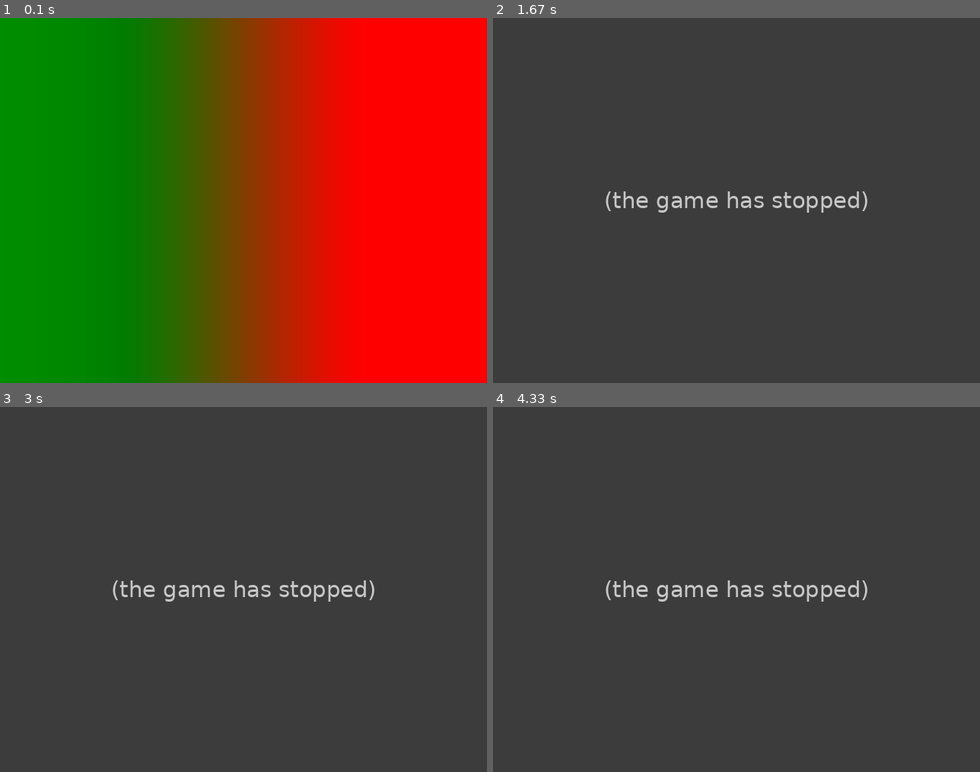
Above: before the commit, frames 1-4 (two rows, left to right).
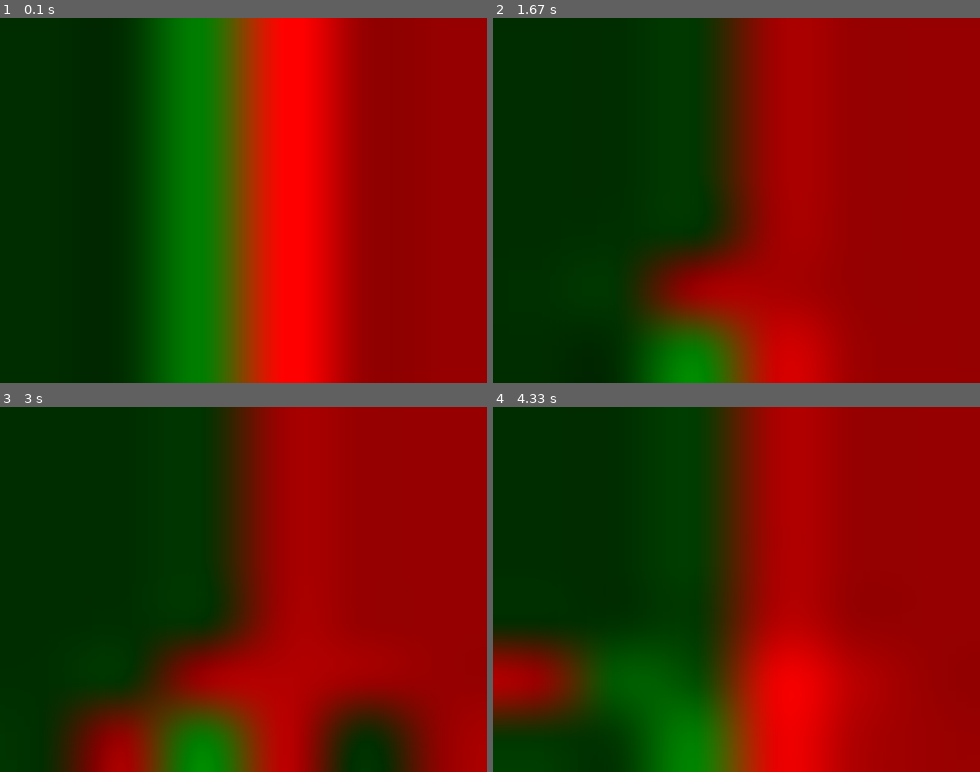
Above: after the commit, the same moments.

Repository: atlefk14/AandA
Game: pygame game, started from Pygame.py
Same seed, same stepped clock (60 frames per second), same inputs: the game is played once before the commit and once after it.
Inputs:
- Up to frame 1 (0.1 s): no input
- Up to frame 2 (1.67 s): tap Enter at 0.33, 0.67, 1.07, 1.37, 1.57 s
- Up to frame 3 (3 s): tap Enter at 1.9, 2.2, 2.4, 2.7, 2.97 s
- Up to frame 4 (4.33 s): tap Enter at 3.3, 3.6, 3.73, 4.13 s

The runs differ from the first frame. In frame 1, 93% of the frame differs, in the area x 0-100%, y 0-100%; in frame 2, 100%; in frame 3, 100%; in frame 4, 100%.
Error before the commit: ValueError: list.remove(x): x not in list (Game.py line 178); the game stopped at 1.12 s (later frames are placeholders)

Commit message:
Working edition

Diff:
--- a/Game.py
+++ b/Game.py
@@ -75,6 +75,7 @@
                     for const in h.constructions:
                         if isinstance(const, Buildings.Industry):
                             deployablePlaces.append(h)
+
         return deployablePlaces
 
     def validBoard(self):
@@ -142,10 +143,9 @@
         self.battles = []
 
     def conquerTile(self, tile, newOwner):
-        try:
-            tile.owner = newOwner
-        except:
-            return None
+
+        tile.owner = newOwner
+
 
     def moveUnit(self, fromTile, toTile, n, type, unit):
         c = 0
@@ -162,7 +162,7 @@
                 if deltaX + deltaY <= unit.range:
                     if toTile.owner != self.currentPlayer:
                         if toTile.units.__len__() == 0:
-                            self.conquerTile(toTile, fromTile.owner)
+                            self.conquerTile(toTile, self.currentPlayer)
                         elif not self.battles.__contains__(toTile.cords):
                             self.battles.append(toTile.cords)
                     unit.setStep(deltaY + deltaX)
@@ -292,17 +292,17 @@
         return total
 
     def deleteUnit(self, units):
-        x, y = units[0].getPosition()
-        heiLengde = self.map.board[x][y].units.__len__()
+        #x, y = units[0].getPosition()
+        #heiLengde = self.map.board[x][y].units.__len__()
         for unit in units:
             cords = unit.getPosition()
             tile = self.map.board[cords[0]][cords[1]]
             tile.units.remove(unit)
-            if tile.cords in self.moveable:
+            if unit in self.moveable:
                 self.moveable.remove(unit)
-        hadeLengde = self.map.board[x][y].units.__len__()
-        print("hei: "+str(heiLengde))
-        print("hade: "+ str(hadeLengde))
+        #hadeLengde = self.map.board[x][y].units.__len__()
+        #print("hei: "+str(heiLengde))
+        #print("hade: "+ str(hadeLengde))
         return True
 
     def moveableUnits(self):
@@ -322,8 +322,8 @@
         if choice == 'All':
             for key in units:
                 toBeDeleted += units[key]
-            print(toBeDeleted.__len__())
-            print(n)
+            #print(toBeDeleted.__len__())
+            #print(n)
         else:
             for unit in units[choice]:
                 if c == n:
@@ -601,11 +601,14 @@
                     if unit.owner != h.owner:
                         battles.add(h.cords)
         return list(battles)
+
     def randomBot(self):
         moved = dict()
         if self.phase == 0:
             self.moveableUnits()
             self.deployablePlaces = self.findDeployablePlaces()
+            #print(self.currentPlayer)
+            #print(self.deployablePlaces)
             self.nextPhase()
         elif self.phase == 1:
             #NOTE!!!!!!! This should be done the round before.
@@ -676,10 +679,10 @@
                         for key in toBeDeleted:
                             self.takeCasualties(toBeDeleted, toBeDeleted[key][0].type, toBeDeleted[key].__len__())
                         after = self.map.board[x][y].units.__len__()
-                        print("Remove some")
-                        print(self.battles[0])
-                        print("Before: "+str(before))
-                        print("After: "+str(after))
+                        #print("Remove some")
+                        #print(self.battles[0])
+                        #print("Before: "+str(before))
+                        #print("After: "+str(after))
 
                 if defender[1] > 0:
                     defenderCount = self.findUnitCount(defender[0])
@@ -737,20 +740,28 @@
             #print("Phase 4")
             self.nextPhase()
         elif self.phase == 5:
+            #print(self.map.board)
             #print("Phase 5")
+            if self.currentPlayer in self.purchases and self.deployablePlaces.__len__() > 0:
+                #print("Eg KJØBE FARRR")
+                #print(self.deployablePlaces)
+                #print(self.purchases[self.currentPlayer])
+                while self.purchases[self.currentPlayer].__len__() > 0:
+                    i = r.randint(0, self.deployablePlaces.__len__() - 1)
+                    tile = self.deployablePlaces[i]
+                    unit = self.purchases[self.currentPlayer][0]
+                    #print(self.currentPlayer)
+                    #print(unit.owner)
+                    self.purchases[self.currentPlayer].remove(unit)
+                    tile.units.append(unit)
+                    unit.setPosition(tile.cords)
+                    #self.units[self.currentPlayer].append(unit)
+
             if self.winnerwinnerchickendinner():
                 print(self.turn)
                 return True
             else:
                 self.resetDasUnits()
                 self.nextPhase()
-
-            if self.currentPlayer in self.purchases and self.deployablePlaces.__len__() > 0:
-                while self.purchases[self.currentPlayer].__len__() > 0:
-                    i = r.randint(0, self.deployablePlaces.__len__() - 1)
-                    tile = self.deployablePlaces[i]
-                    unit = self.purchases[self.currentPlayer][0]
-                    self.purchases[self.currentPlayer].remove(unit)
-                    tile.units.append(unit)
-                    unit.setPosition(tile.cords)
-                    #self.units[self.currentPlayer].append(unit)
+                print(self.map.board)
+                print(self.calculateIndivualUnits())
--- a/Pygame.py
+++ b/Pygame.py
@@ -9,7 +9,8 @@
 width, height = 640, 480
 screen = pygame.display.set_mode((width, height))
 
-x, y = 2, 2
+x, y = 6, 6
+
 
 Germany = Nations.Nation(name='Germany', human=False)
 Russia = Nations.Nation(name='Russia', human=False)
@@ -42,14 +43,17 @@
     # img.show()
     img = pygame.surfarray.make_surface(np.array(img))
     screen.blit(pygame.transform.rotate(img, 90), (0, 0))
+    #screen.blit(pygame.transform.flip(img, False, True), (0, 0))
     pygame.display.flip()
     for event in pygame.event.get():
         if event.type == pygame.KEYUP:
             if event.key == K_RETURN:
                 while True:
                     game.bot()
-                    if game.phase == 5:
+                    if game.phase == 0:
                         #print(game.turn)
                         #print(game.currentPlayer)
-                        print(game.map.board)
+                        #print(game.map.board)
                         break
+                    elif game.winnerwinnerchickendinner():
+                        break
